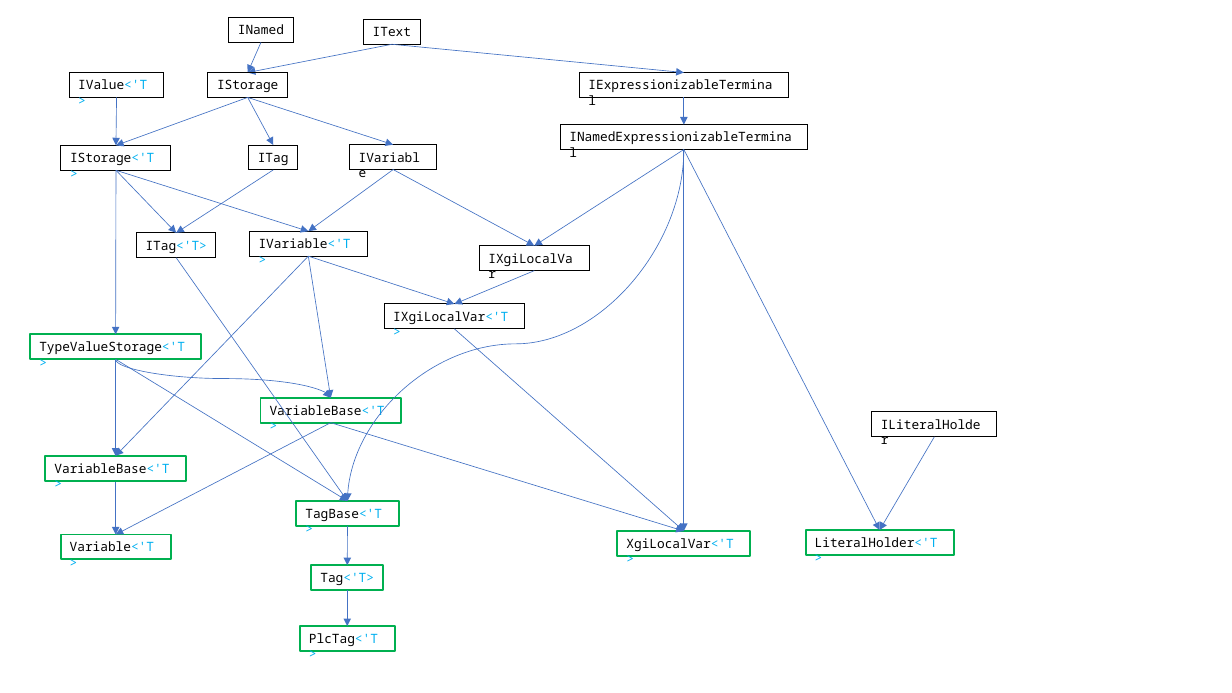
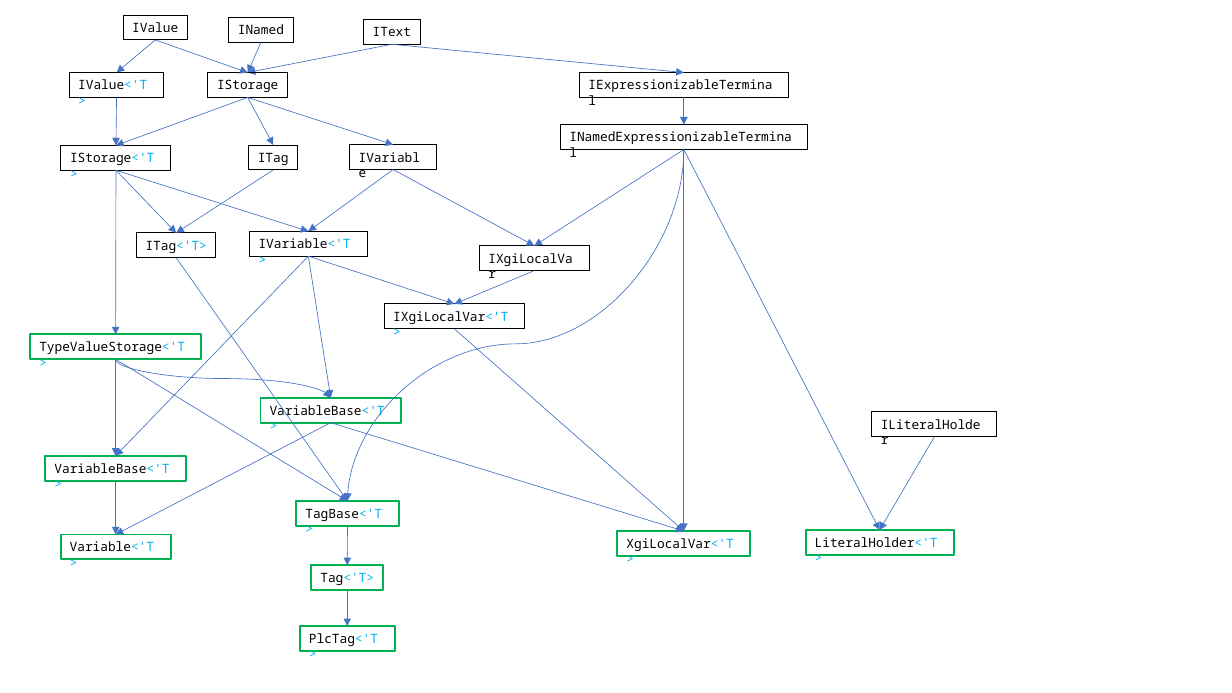
Before and after one commit to DualsoftDev/ds, a slide deck: slide 2 of DsDotNet/src/PLC/PLC.CodeGen.LSXGI/Documents/Classes.pptx. Drawn at 1232x693 pixels with LibreOffice and Linux fonts; fonts in the diff are those of the drawing. Boxes give left, top, right and bottom in pixels: in the first picture for what was removed or moved away, otherwise in the second. Text is boxed around its words. In the diff, an @@ line names an element or a change of style, - is before the commit and + after.

```diff
--- a/DsDotNet/src/PLC/PLC.CodeGen.LSXGI/Documents/Classes.pptx
+++ b/DsDotNet/src/PLC/PLC.CodeGen.LSXGI/Documents/Classes.pptx
@@ rectangle added at [123, 15, 188, 40], outline #000000 0.75 pt, 10 pt, text #000000 @@
+IValue
@@ arrow added from (155, 40) to (116, 73), #4472C4 0.5 pt @@
@@ arrow added from (155, 40) to (248, 73), #4472C4 0.5 pt @@
```
Also in this commit, not shown: 7 other files.
